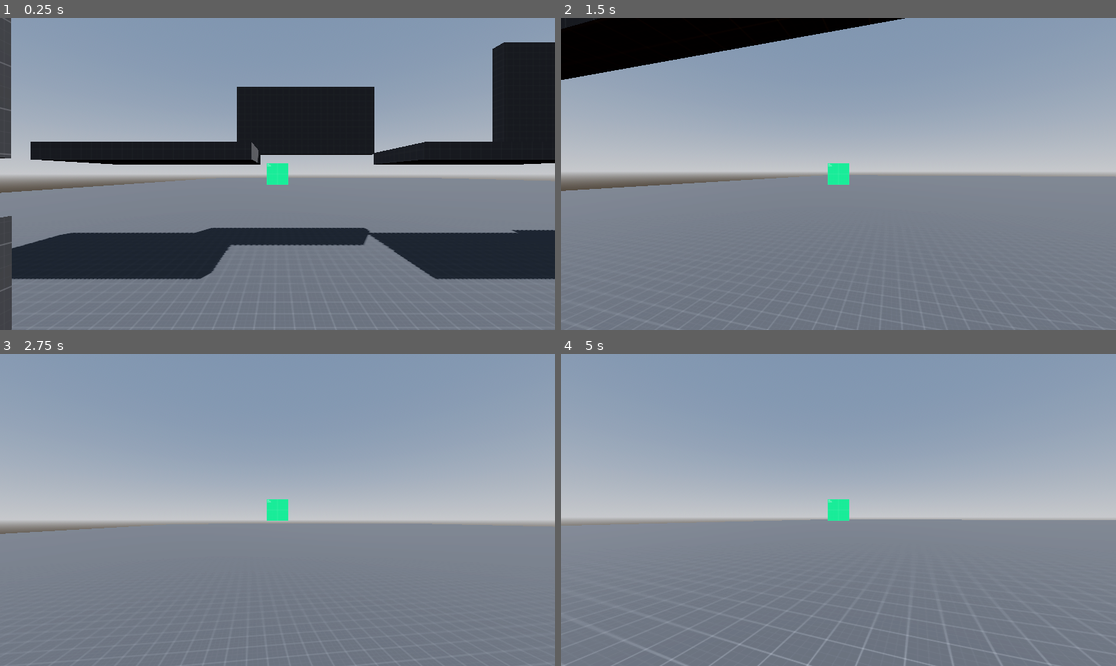
Above: before the commit, frames 1-4 (two rows, left to right).
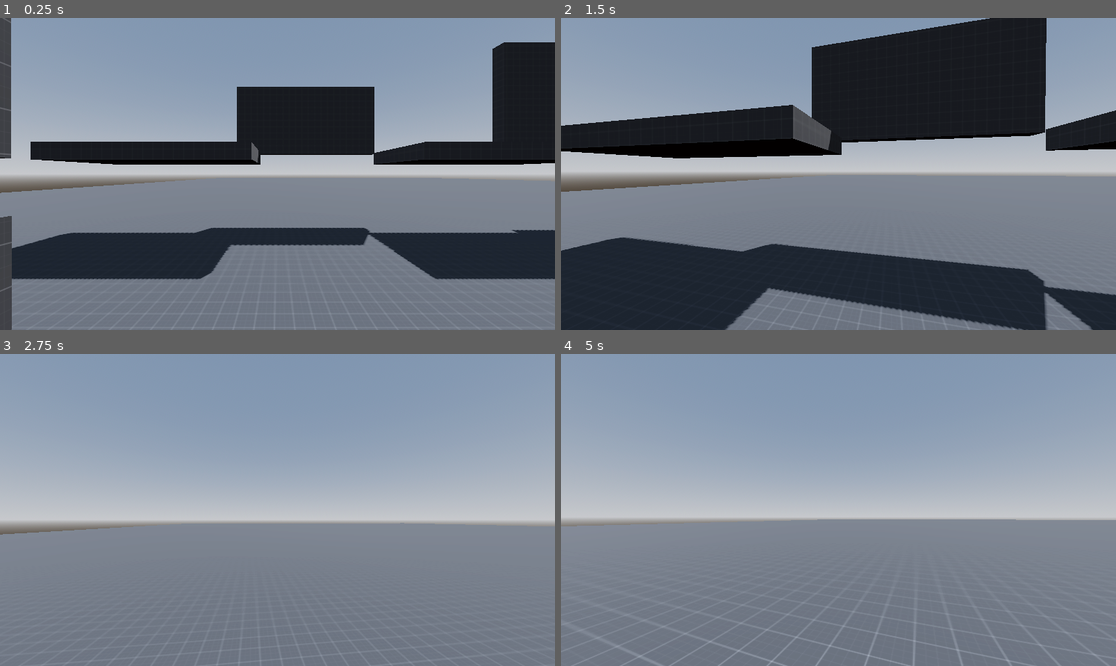
Above: after the commit, the same moments.

Repository: LDNSL/game123
Game: Godot game, scene res://bbbruh/Level1st.tscn
The game is run twice, just before and just after one commit, with the same random seed, the same clock (stepped at 60 frames per second) and the same inputs. The project has no main scene, so this scene is started directly.
Inputs (mouse positions are in pixels of both pictures, inside the frame that each line leads up to):
- Up to frame 1 (0.25 s): no input
- Up to frame 2 (1.5 s): tap Enter (ui_accept) at 0.5 s; move the mouse to (866, 174) at 0.52 s; hold Ctrl (crouch) 0.53-1.28 s; hold W (move_forward) from 0.53 s (still down); tap Space (jump) at 0.77, 1.07 s; tap Middle mouse button (dash) at 0.8, 1.35 s; move the mouse to (810, 174) at 1.27 s
- Up to frame 3 (2.75 s): keep holding W (move_forward); tap Space (jump) at 1.52, 1.82, 2.3 s; tap Shift (sprint) at 1.55 s; move the mouse to (288, 503) at 2.02 s; hold Shift (sprint) from 2.03 s (still down)
- Up to frame 4 (5 s): keep holding W (move_forward); move the mouse to (832, 516) at 2.77 s; release Shift (sprint) at 2.78 s; tap Space (jump) at 2.85, 3.02, 3.32, 3.77, 4.07, 4.52, 4.82 s; tap Ctrl (crouch) at 3.05 s; move the mouse to (877, 513) at 3.52 s; hold Ctrl (crouch) 3.53-4.28 s; tap Middle mouse button (dash) at 3.8, 4.35 s; move the mouse to (794, 506) at 4.27 s; tap Shift (sprint) at 4.55 s

The runs differ from the first frame. In frame 1, 0.3% of the frame differs, in the area x 48-52%, y 46-54%; in frame 2, 48%, in the area x 0-100%, y 0-100%; in frame 3, 0.3%; in frame 4, 0.9%.

Commit message:
few changes to movement
making slide slide based on the current velocity and also made two different dash speeds for air and ground

Diff:
--- a/bbbruh/Level1st.tscn
+++ b/bbbruh/Level1st.tscn
@@ -73,5 +73,10 @@
 size = Vector3(40.9954, 8.37408, 0.849487)
 material = ExtResource("1_f4rlw")
 
+[node name="CSGBox3D10" type="CSGBox3D" parent="CSGCombiner3D"]
+transform = Transform3D(-0.0189357, 0, -0.999821, 0, 1, 0, 0.999821, 0, -0.0189357, 72.9575, 10.9267, -5.4054)
+size = Vector3(41.4318, 8.37408, 0.849487)
+material = ExtResource("1_f4rlw")
+
 [node name="CharacterBody3D2" parent="." instance=ExtResource("1_qcuqh")]
 transform = Transform3D(1, 0, 0, 0, 1, 0, 0, 0, 1, 2.07633, 3.96964, 0)
--- a/bbbruh/Testing_body.tscn
+++ b/bbbruh/Testing_body.tscn
@@ -217,6 +217,7 @@
 
 [node name="Sprite3D" type="Sprite3D" parent="neck/head/eyes/Camera3D"]
 transform = Transform3D(0.01, -9.74978e-12, 1.11759e-10, 9.74978e-12, 0.01, 1.11022e-18, -1.11759e-10, -1.00126e-18, 0.01, 0, 0, -0.956492)
+visible = false
 texture = ExtResource("2_x1unk")
 
 [node name="camera cnimations" type="AnimationPlayer" parent="neck/head/eyes"]
--- a/bbbruh/rework_moevement.gd
+++ b/bbbruh/rework_moevement.gd
@@ -74,14 +74,15 @@
 var dash_velocity_multi = 100
 var dash_vector = Vector2.ZERO
 var dash_direction = Vector3.ZERO
-var dash_speed = 30.0
+var dash_speed_air = 25.0
+var dash_speed_floor = 400.0
 var aim_vector = 0
 var dash_cooldown_countdown = 0.1
 @onready var crosshair = $neck/head/eyes/Camera3D/Sprite3D
 
 #sliding
 var slide_timer = 0.0
-var slide_timer_max = 1.0
+var slide_timer_max = 2.0
 var slide_vector = Vector2.ZERO
 var slide_speed = 17
 
@@ -123,22 +124,22 @@
 		anchor_fall = true
 	else:
 		anchor_fall = false
-	if Input.is_action_pressed("crouch") or sliding:
+	if Input.is_action_pressed("crouch") and sliding == false:
 		SPEED = lerp(SPEED,crouch_speed,delta*lerp_speed)
 		head.position.y = lerp(head.position.y,crouching_depth,delta*lerp_speed)
 		standing_collision.disabled = true
 		crouching_collision.disabled = false
 
 		#start of slide
-		if sprinting and input_dir != Vector2.ZERO and is_on_floor() or Input.is_action_just_pressed("crouch"):
+		if sprinting and input_dir != Vector2.ZERO and is_on_floor() or Input.is_action_just_pressed("crouch") and is_on_floor() == false:
 			sliding = true
 			slide_vector = input_dir
 			free_looking = true
 			slide_timer = slide_timer_max
-			SPEED = abs(last_velocity.x) + abs(last_velocity.y)
+			SPEED = abs(last_velocity.x) + abs(last_velocity.z)
 		walking = false
 		sprinting = false
-		crouching = true
+		crouching = false
 	elif !crouching_raycast.is_colliding():
 		#not crouching
 		standing_collision.disabled = false
@@ -159,10 +160,9 @@
 	if Input.is_action_pressed("dash") and dash_cooldown <= 0:
 		dashing = true
 		dash_cooldown = 3
-		print("dash")
 		dash_direction = input_dir
+		print("dashed")
 	elif  dash_cooldown > 0:
-		print("cooldown")
 		dash_cooldown += -2 * delta
 	#handles free looking
 	if Input.is_action_pressed("freelook") or sliding: # or wall_running:
@@ -181,7 +181,7 @@
 	#slide end
 	if sliding:
 		slide_timer -= delta
-		if slide_timer <= 0:
+		if slide_timer <= 1:
 			sliding = false
 			free_looking = false
 
@@ -230,13 +230,15 @@
 					wall_running = true
 					wall_running_vector = input_dir
 					velocity.y = 0
-					SPEED = abs(last_velocity.x) + abs(last_velocity.y)
+					SPEED = abs(last_velocity.x) + abs(last_velocity.z)
 				elif wall_run_check_left.is_colliding() == true:
 					camera_cnimations.play("wall_run_left")
 					wall_running = true
 					wall_running_vector = input_dir
 					velocity.y = 0
-					SPEED = abs(last_velocity.x) + abs(last_velocity.y)
+					SPEED = abs(last_velocity.x) + abs(last_velocity.z)
+					print(abs(last_velocity.x))
+					print(abs(last_velocity.z))
 			elif doublejump_cooldown == false and is_on_floor() == false and wall_running == false:
 				velocity.y = JUMP_VELOCITY
 				camera_cnimations.play("jumping_animation")
@@ -269,9 +271,10 @@
 	if sliding:
 		if dashing == false:
 			direction = (transform.basis * Vector3(slide_vector.x,0.0,slide_vector.y)).normalized()
-			print("speed")
-			SPEED = SPEED - (0.9) * delta
-			velocity.z = direction.z * (slide_timer + 0.1) * slide_speed * 100
+			if direction == Vector3.ZERO:
+				direction = (transform.basis * Vector3(0,0.0,-1)).normalized()
+			print(SPEED)
+			velocity.z = direction.z * (slide_timer + 0.1) * SPEED * 100
 	if wall_running:
 		direction = (transform.basis * Vector3(0,0.0,-1)).normalized() #place holder
 		print(SPEED)
@@ -279,16 +282,17 @@
 	if dashing:
 		if dash_cooldown >= 2.5:
 			direction = (transform.basis * Vector3(dash_direction.x,0.0, dash_direction.y)).normalized()
+			if is_on_floor():
+				SPEED += dash_speed_floor * delta
+			else:
+				SPEED += dash_speed_air * delta
 			if direction == Vector3.ZERO:
 				direction = (transform.basis * Vector3(0,0.0,-1)).normalized()
-			SPEED = dash_speed
-			if is_on_floor() == false:
-				SPEED += gravity/5
-			sliding = false
-			print("true")
 		else:
 			dashing = false
-			print("false")
+		if is_on_floor():
+			print("floor dash")
+
 	if direction:
 		velocity.x = direction.x * SPEED
 		velocity.z = direction.z * SPEED
